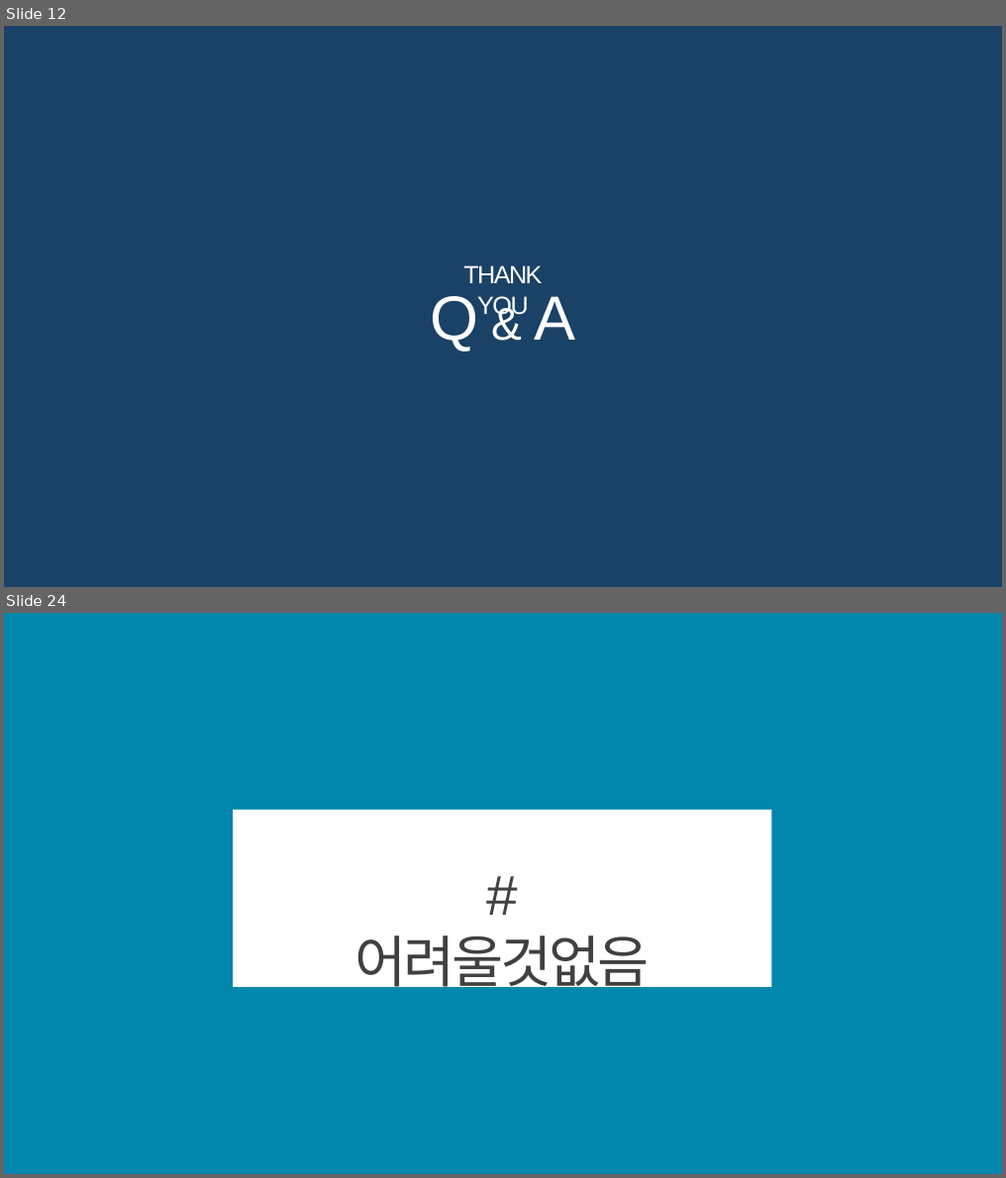
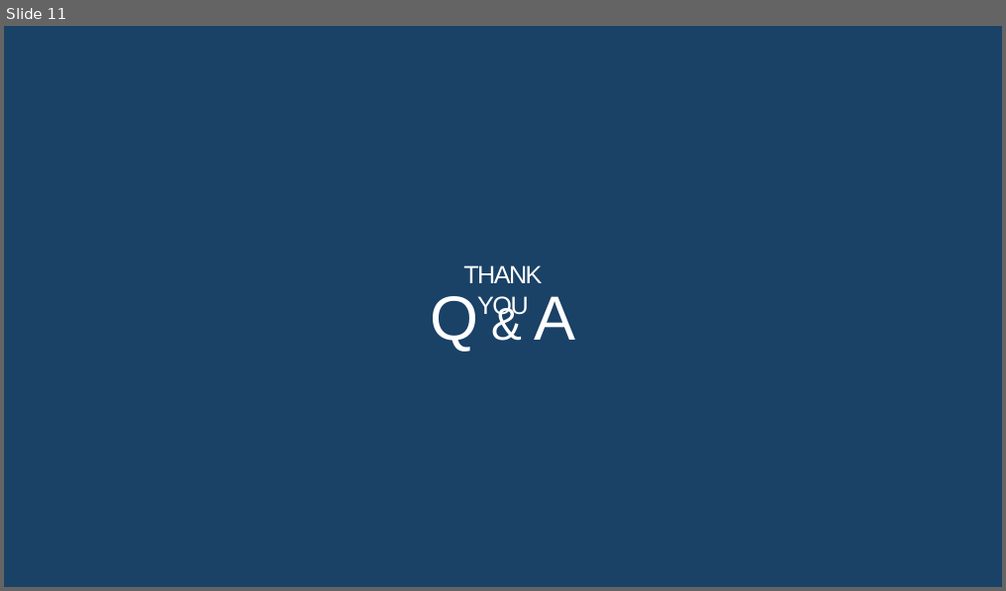
Before and after one commit to JaeHyung-Jung/UNDERDOG, a slide deck: 12주차/발표자료-1.pptx. Shown one above the other, each under a label of ours: slides 12 and 24 before the commit, slide 11 after it; the slides between them are not shown. The pictures are 1006x1178 and 1006x591 pixels, drawn with LibreOffice and Linux fonts; fonts in the diff are those of the drawing; background and template pictures are left out; a plain dark background stands for a picture behind light text. Boxes give left, top, right and bottom in pixels: in the first picture for what was removed or moved away, otherwise in the second. Text is boxed around its words. In the diff, an @@ line names an element or a change of style, - is before the commit and + after.

```diff
--- a/12주차/발표자료-1.pptx
+++ b/12주차/발표자료-1.pptx
@@ slide 24 removed at [4, 613, 1002, 1174], background #0286AD @@
@@ rectangle removed at [233, 810, 772, 987] @@
@@ text removed at [355, 936, 649, 997] @@
-#어려울것없음
@@ what was slide 12 is now slide 11 @@
```
Also in this commit, not shown: 9 slides changed, 1 slide added, 14 other slides removed.
